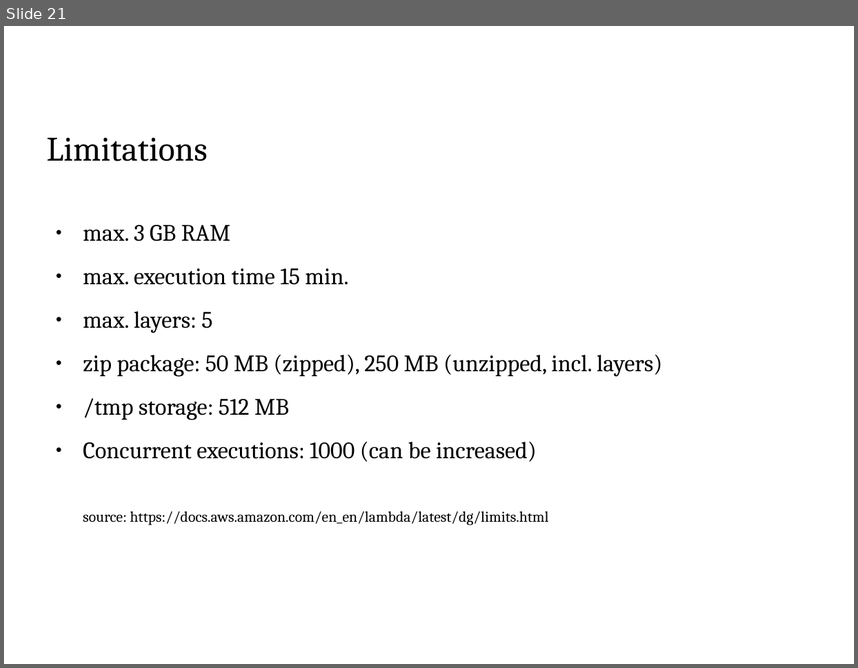
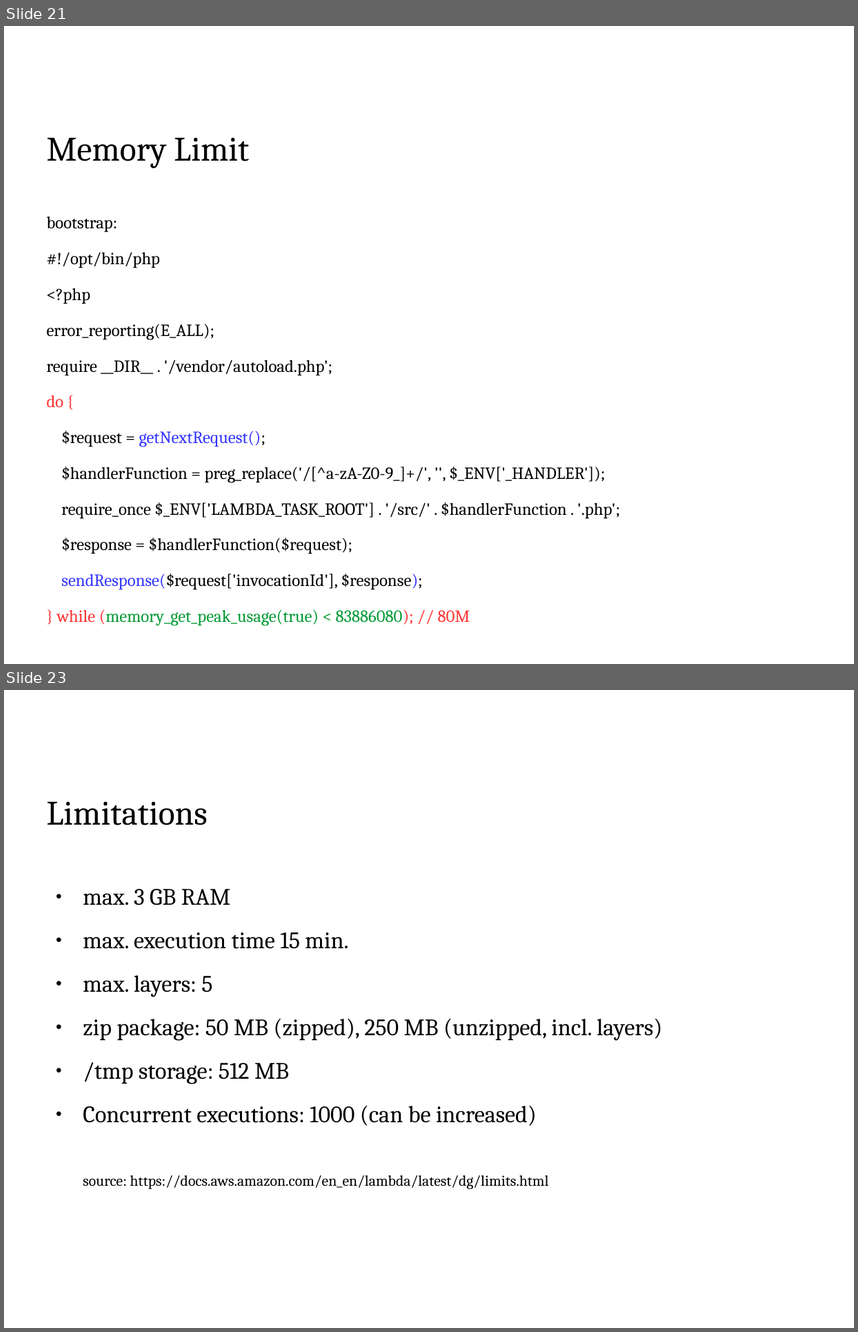
Before and after one commit to thbley/php-lambda, a slide deck: php_lambda.odp. Shown one above the other, each under a label of ours: slide 21 before the commit, slides 21 and 23 after it; the slides between them are not shown. The pictures are 858x668 and 858x1332 pixels, drawn with LibreOffice and Linux fonts; fonts in the diff are those of the drawing; background and template pictures are left out. Boxes give left, top, right and bottom in pixels: in the first picture for what was removed or moved away, otherwise in the second. Text is boxed around its words. In the diff, an @@ line names an element or a change of style, - is before the commit and + after.

Commit message:
added memory limit, error handling

```diff
--- a/php_lambda.odp
+++ b/php_lambda.odp
@@ slide 21 added at [4, 26, 854, 664], background picture (left out) @@
@@ title added at [47, 137, 249, 168], 32 pt, text #000000 @@
+Memory Limit
@@ text added at [47, 216, 620, 625], 16 pt, text #000000 @@
+bootstrap:
+#!/opt/bin/php
+<?php
+error_reporting(E_ALL);
+require __DIR__ . '/vendor/autoload.php';
+do {
+$request = getNextRequest();
+$handlerFunction = preg_replace('/[^a-zA-Z0-9_]+/', '', $_ENV['_HANDLER']);
+require_once $_ENV['LAMBDA_TASK_ROOT'] . '/src/' . $handlerFunction . '.php';
+$response = $handlerFunction($request);
+sendResponse($request['invocationId'], $response);
+} while (memory_get_peak_usage(true) < 83886080); // 80M
@@ what was slide 21 is now slide 23 @@
```
Also in this commit, not shown: 6 slides changed, 1 other slide added, 1 other file.
